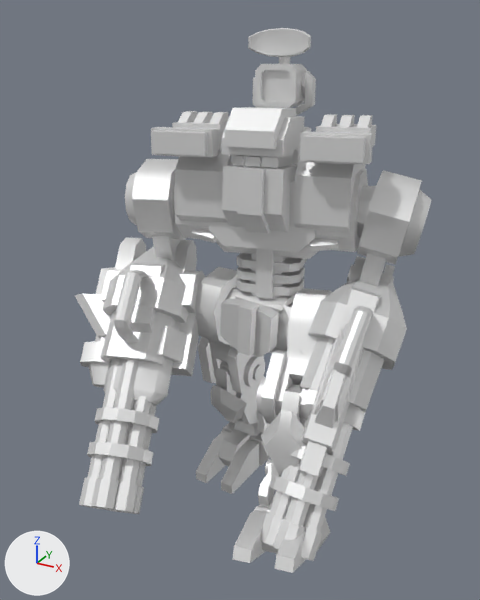
Two versions of the glTF model legcomt2com.glb, one commit apart.
One viewpoint serves both versions: a 50 mm lens placed at (46.6, -94.4, 86.2), pointed at (-2.1, -6.0, 42.0). The lights are fixed; the arrows at lower left show +X, +Y and +Z. The first picture is the older version.

The older version as bpy lines, for what is in view:
```python
ob_aimy1 = bpy.data.objects.new('aimy1', None)
ob_aimy1.parent = ob_pelvis
ob_aimy1.location = (0.0, 0.91, 2.6)
ob_aimy1.rotation_euler = (-0.0808, -0.0635, 0.243)  # degrees (-4.6, -3.6, 14)
ob_head = bpy.data.objects.new('head', me_head)
ob_head.parent = ob_torso
ob_head.location = (0.0, -2.6, 22.1)
ob_head.rotation_euler = (-0.0399, -0.00158, -0.0793)  # degrees (-2.3, -0.1, -4.5)
ob_lthigh = bpy.data.objects.new('lthigh', me_lthigh)
ob_lthigh.parent = ob_pelvis
ob_lthigh.location = (5.635, 0.0, -2.552)
ob_lthigh.rotation_euler = (-0.968, -0.0837, 0.229)  # degrees (-55, -4.8, 13)
ob_luparm = bpy.data.objects.new('luparm', me_luparm)
ob_luparm.parent = ob_aimx1
ob_luparm.location = (0.0, 0.0, 0.0)
ob_luparm.rotation_euler = (0.219, 0.213, 0.0282)  # degrees (13, 12, 1.6)
ob_pelvis = bpy.data.objects.new('pelvis', me_pelvis)
ob_pelvis.location = (0.0, 0.0, 38.6)
ob_pelvis.rotation_euler = (-0.00258, 0.0421, -0.0559)  # degrees (-0.1, 2.4, -3.2)
ob_rthigh = bpy.data.objects.new('rthigh', me_rthigh)
ob_rthigh.parent = ob_pelvis
ob_rthigh.location = (-6.172, 0.0, -2.552)
ob_rthigh.rotation_euler = (0.175, -0.0616, -0.0315)  # degrees (10, -3.5, -1.8)
ob_ruparm = bpy.data.objects.new('ruparm', me_ruparm)
ob_ruparm.parent = ob_aimx2
ob_ruparm.location = (0.0, 0.0, 0.0)
ob_ruparm.rotation_euler = (0.291, -0.0148, 0.101)  # degrees (17, -0.8, 5.8)
ob_sptkturretl = bpy.data.objects.new('sptkturretl', me_sptkturretl)
ob_sptkturretl.parent = ob_sptkaimy
ob_sptkturretl.location = (11.7, 0.0, 0.0)
# also in view: 'rleg' at (-8.4, 4.9, 17.5); 'sleever' at (-22.9, -9.3, 36.0); 'barrelr' at (-15.3, -20.8, 23.3); 'barrel' at (16.0, -14.5, 23.8); 'sleevel' at (13.0, -2.3, 35.6)
```
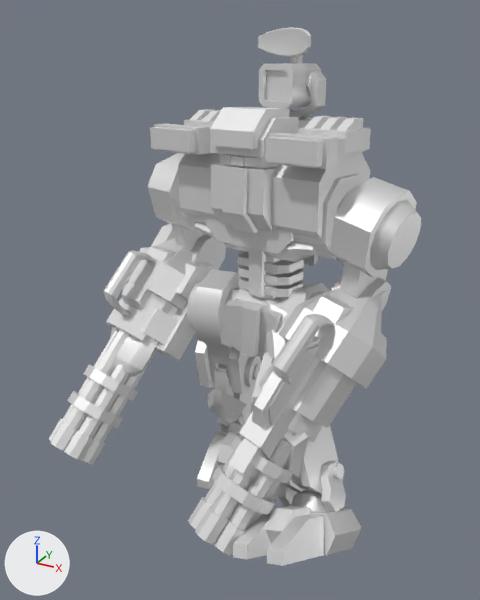
ob_aimy1 is not drawn itself; it is the parent of ob_torso.

Changed parts and their boxes [x1, y1, x2, y2] in the pictures (480 x 600 px):
'torso', turned: before [174, 127, 368, 299]; after [178, 152, 370, 299]
'sleevel', turned: before [278, 273, 407, 412]; after [258, 288, 387, 428]
'barrelr', turned: before [79, 358, 159, 514]; after [49, 327, 157, 465]
'rloarm', turned: before [80, 237, 205, 406]; after [104, 224, 226, 377]
'barrell', turned: before [260, 418, 353, 561]; after [188, 432, 297, 556]
'head', turned: before [222, 107, 305, 234]; after [210, 107, 299, 233]
'biggun', turned: before [301, 256, 395, 455]; after [239, 273, 391, 458]
'luparm', turned: before [347, 170, 431, 286]; after [330, 177, 421, 306]
'sleever', turned: before [74, 246, 189, 375]; after [103, 238, 193, 355]
'lfoot', turned: before [232, 459, 331, 573]; after [233, 461, 361, 566]
'lthigh', turned: before [257, 288, 332, 424]; after [252, 283, 329, 404]
'rthigh', turned: before [195, 267, 265, 393]; after [187, 269, 261, 394]
'ruparm', turned: before [125, 159, 186, 261]; after [147, 153, 205, 251]
'sptkturretl', turned: before [300, 114, 376, 164]; after [265, 116, 371, 169]
'lleg', turned: before [256, 384, 306, 492]; after [281, 425, 338, 494]
'rfoot', turned: before [196, 409, 270, 494]; after [197, 402, 254, 489]
'pelvis', turned: before [220, 290, 295, 357]; after [222, 288, 282, 357]
'sptkturretr', turned: before [151, 111, 228, 157]; after [150, 109, 221, 155]
'misbox', turned: before [255, 64, 307, 108]; after [259, 63, 321, 108]
'rleg', turned: before [211, 361, 264, 425]; after [206, 364, 260, 425]
'dish', turned: before [248, 28, 311, 64]; after [258, 27, 311, 64]
'barrel', turned: before [298, 441, 328, 478]; after [229, 438, 268, 478]
'turretmis', turned: before [253, 71, 316, 116]; after [270, 71, 326, 128]

Diff of the bpy script that builds the scene:
```diff
--- a/legcomt2com.glb.py
+++ b/legcomt2com.glb.py
@@ ob_pelvis @@
 ob_pelvis.location = (0.0, 0.0, 38.6)
-ob_pelvis.rotation_euler = (-0.00258, 0.0421, -0.0559)  # degrees (-0.1, 2.4, -3.2)
+ob_pelvis.rotation_euler = (0.00258, 0.0421, 0.0559)  # degrees (0.1, 2.4, 3.2)
@@ ob_lthigh @@
 ob_lthigh.location = (5.635, 0.0, -2.552)
-ob_lthigh.rotation_euler = (-0.968, -0.0837, 0.229)  # degrees (-55, -4.8, 13)
+ob_lthigh.rotation_euler = (-0.879, -0.407, -0.178)  # degrees (-50, -23, -10)
@@ ob_rthigh @@
 ob_rthigh.location = (-6.172, 0.0, -2.552)
-ob_rthigh.rotation_euler = (0.175, -0.0616, -0.0315)  # degrees (10, -3.5, -1.8)
+ob_rthigh.rotation_euler = (0.169, -0.0742, 0.0389)  # degrees (9.7, -4.3, 2.2)
@@ ob_aimy1 @@
 ob_aimy1.location = (0.0, 0.91, 2.6)
-ob_aimy1.rotation_euler = (-0.0808, -0.0635, 0.243)  # degrees (-4.6, -3.6, 14)
+ob_aimy1.rotation_euler = (-0.0446, -0.0864, -0.243)  # degrees (-2.6, -5, -14)
@@ ob_head @@
 ob_head.location = (0.0, -2.6, 22.1)
-ob_head.rotation_euler = (-0.0399, -0.00158, -0.0793)  # degrees (-2.3, -0.1, -4.5)
+ob_head.rotation_euler = (-0.0399, 0.00309, 0.0793)  # degrees (-2.3, 0.2, 4.5)
@@ ob_luparm @@
 ob_luparm.location = (0.0, 0.0, 0.0)
-ob_luparm.rotation_euler = (0.219, 0.213, 0.0282)  # degrees (13, 12, 1.6)
+ob_luparm.rotation_euler = (0.207, 0.223, -0.0279)  # degrees (12, 13, -1.6)
@@ ob_ruparm @@
 ob_ruparm.location = (0.0, 0.0, 0.0)
-ob_ruparm.rotation_euler = (0.291, -0.0148, 0.101)  # degrees (17, -0.8, 5.8)
+ob_ruparm.rotation_euler = (0.29, 0.0296, -0.0988)  # degrees (17, 1.7, -5.7)
```
